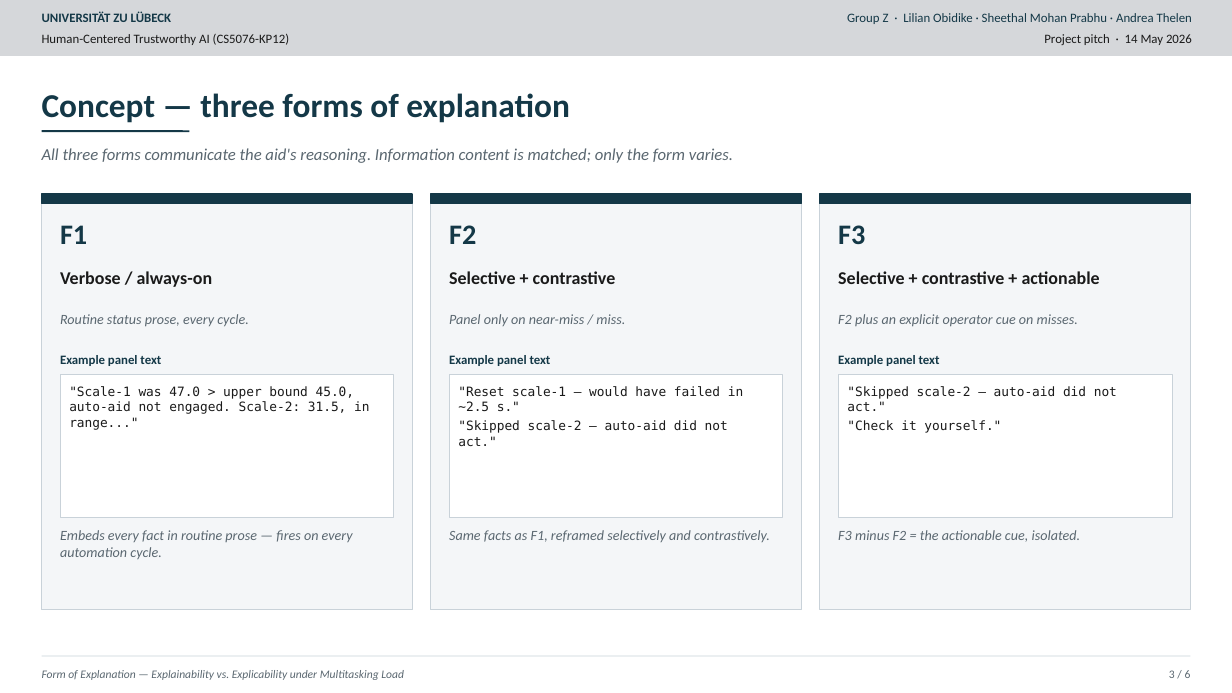
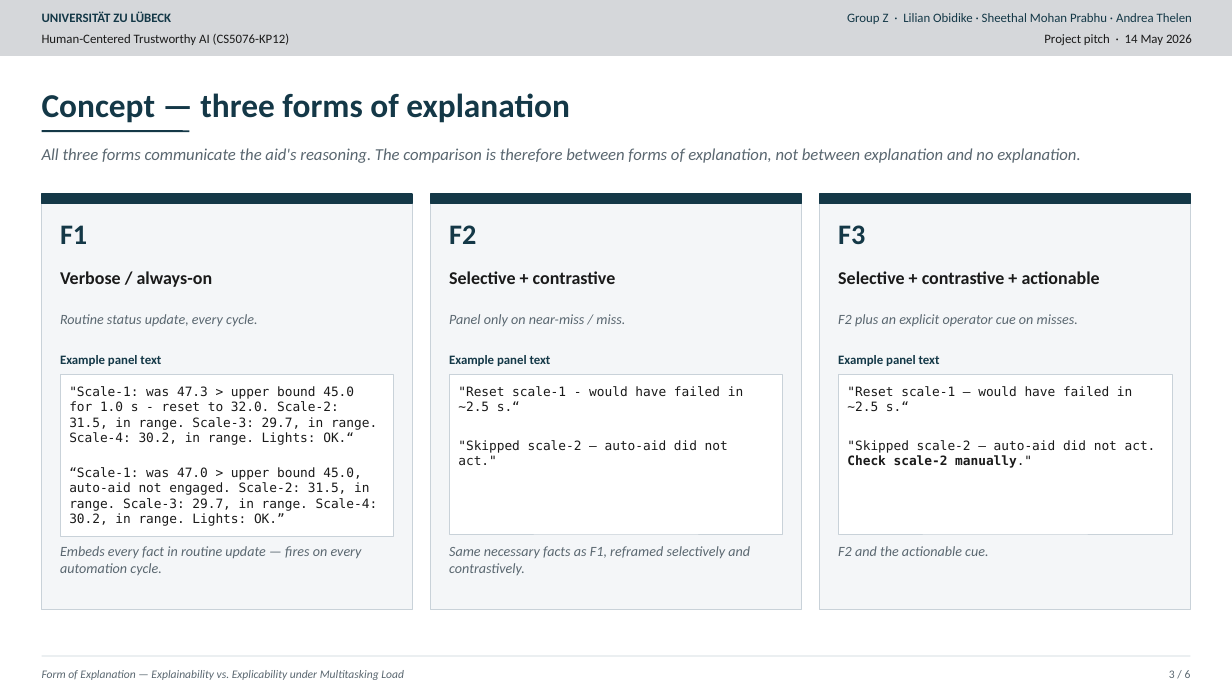
Before and after one commit to AndreaThelen/HumanCenteredAI, a slide deck: slide 3 of Documents/Study.pptx. Drawn at 1232x693 pixels with LibreOffice and Linux fonts; fonts in the diff are those of the drawing. Boxes give left, top, right and bottom in pixels: in the first picture for what was removed or moved away, otherwise in the second. Text is boxed around its words. In the diff, an @@ line names an element or a change of style, - is before the commit and + after.

```diff
--- a/Documents/Study.pptx
+++ b/Documents/Study.pptx
@@ text at [42,148,1080,163]: text changed @@
-All three forms communicate the aid's reasoning. Information content is matched; only the form varies.
+All three forms communicate the aid's reasoning. The comparison is therefore between forms of explanation, not between explanation and no explanation.
@@ text at [60,314,258,326]: text changed @@
-Routine status prose, every cycle.
+Routine status update, every cycle.
@@ rectangle: place and size @@
-rectangle at [60,374,394,518]
+rectangle at [60,374,394,536]
@@ text at [69,386,378,526]: text changed @@
-"Scale-1 was 47.0 > upper bound 45.0, auto-aid not engaged. Scale-2: 31.5, in range..."
+"Scale-1: was 47.3 > upper bound 45.0 for 1.0 s - reset to 32.0. Scale-2: 31.5, in range. Scale-3: 29.7, in range. Scale-4: 30.2, in range. Lights: OK.“
+“Scale-1: was 47.0 > upper bound 45.0, auto-aid not engaged. Scale-2: 31.5, in range. Scale-3: 29.7, in range. Scale-4: 30.2, in range. Lights: OK.”
@@ rectangle: place and size @@
-rectangle at [449,374,783,518]
+rectangle at [449,374,783,534]
@@ text at [458,386,743,411]: text changed @@
-"Reset scale-1 — would have failed in ~2.5 s."
+"Reset scale-1 - would have failed in ~2.5 s.“
@@ rectangle: place and size @@
-rectangle at [838,374,1172,518]
+rectangle at [838,374,1172,534]
@@ text at [847,386,1156,468]: text changed @@
-"Skipped scale-2 — auto-aid did not act."
-"Check it yourself."
+"Reset scale-1 — would have failed in ~2.5 s.“
+"Skipped scale-2 — auto-aid did not act. Check scale-2 manually."
@@ text at [60,546,362,575]: text changed @@
-Embeds every fact in routine prose — fires on every automation cycle.
+Embeds every fact in routine update — fires on every automation cycle.
@@ text at [449,546,750,575]: text changed @@
-Same facts as F1, reframed selectively and contrastively.
+Same necessary facts as F1, reframed selectively and contrastively.
@@ text at [838,546,988,556]: text changed @@
-F3 minus F2 = the actionable cue, isolated.
+F2 and the actionable cue.
```
Also in this commit, not shown: 5 other slides changed, 1 other file.
